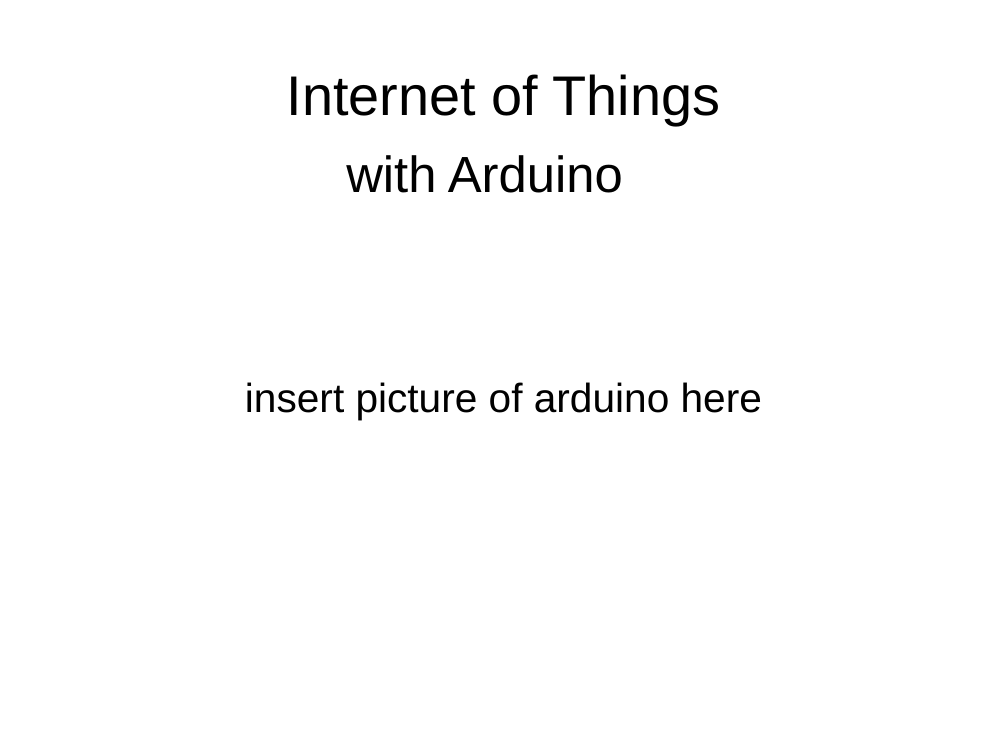
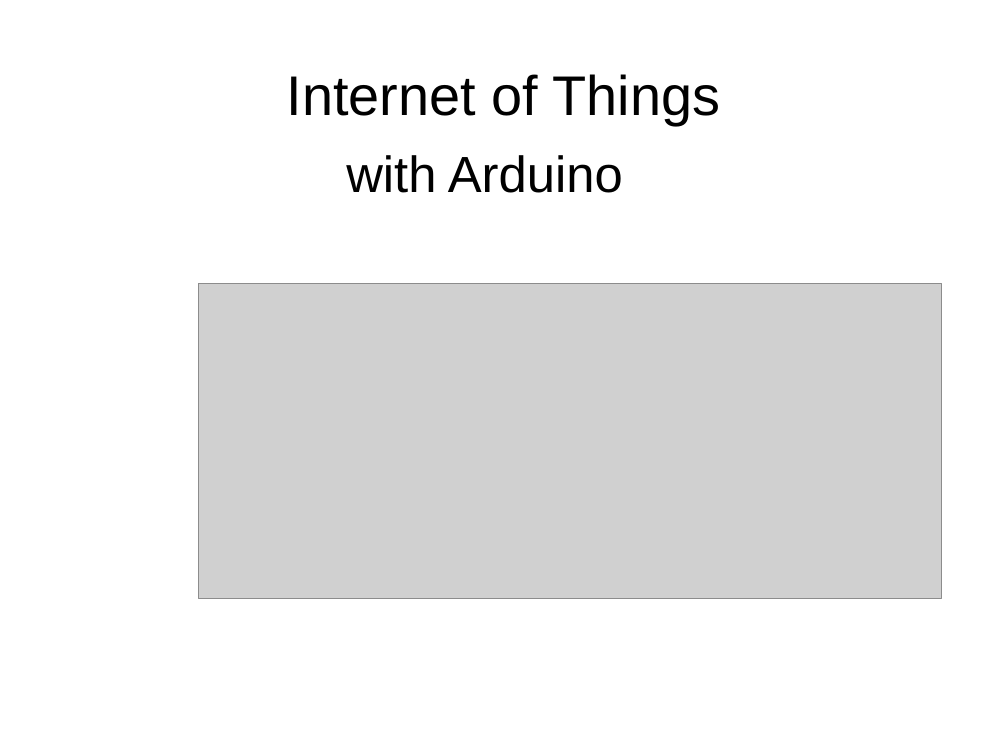
Before and after one commit to jasonmfehr/jug-arduino, a slide deck: slide 1 of presentation/Illnois_JUG_2014_09_09.odp. Drawn at 1008x756 pixels with LibreOffice and Linux fonts; fonts in the diff are those of the drawing; grey boxes stand for pictures. Boxes give left, top, right and bottom in pixels: in the first picture for what was removed or moved away, otherwise in the second. Text is boxed around its words. In the diff, an @@ line names an element or a change of style, - is before the commit and + after.

```diff
--- a/presentation/Illnois_JUG_2014_09_09.odp
+++ b/presentation/Illnois_JUG_2014_09_09.odp
@@ picture added at (198, 284, 942, 598) @@
@@ subtitle removed at (245, 382, 762, 420) @@
-insert picture of arduino here
```
Also in this commit, not shown: 11 slides added.
